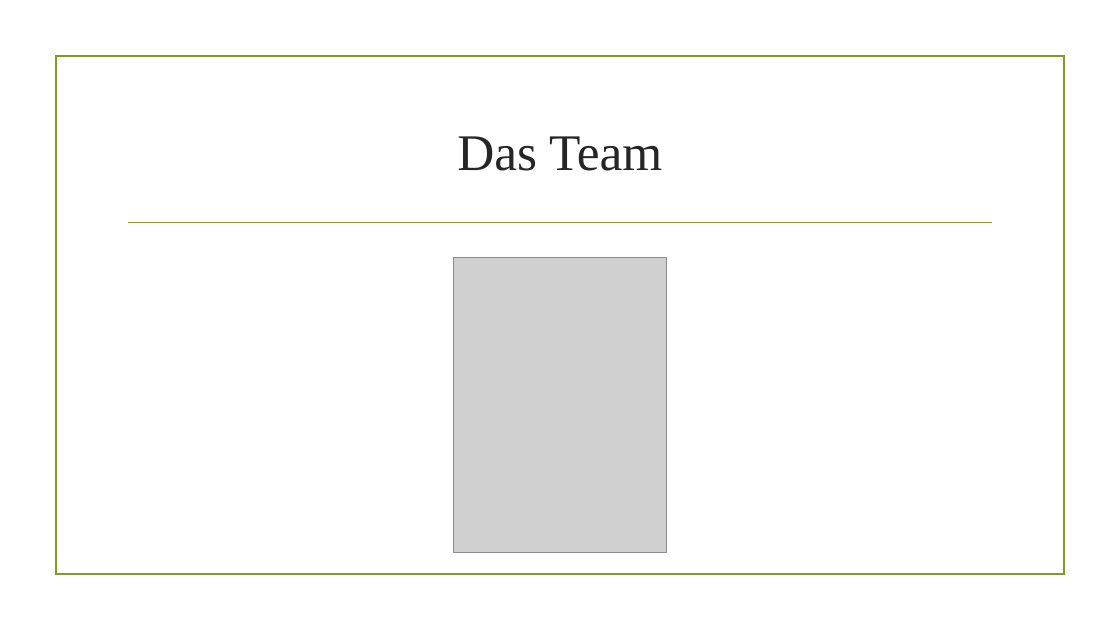
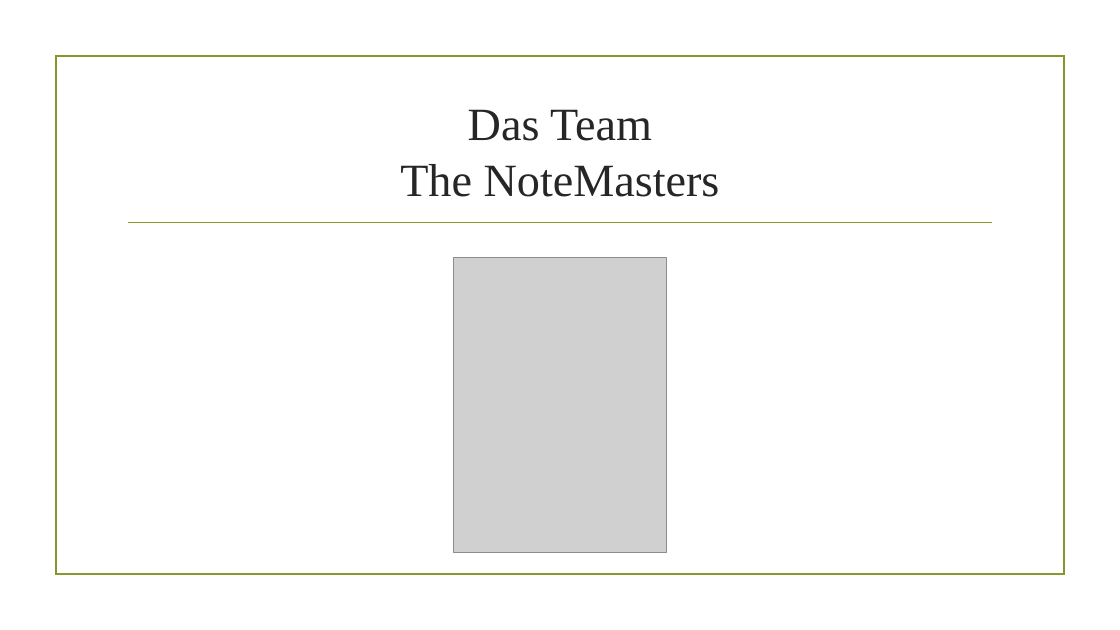
Before and after one commit to danielHPeters/QuickNote, a slide deck: slide 3 of docs/M306-AP15a-Peters-Pra-171030-Projekt Präsentation.pptx (slide 2 before the commit). Drawn at 1120x630 pixels with LibreOffice and Linux fonts; fonts in the diff are those of the drawing; grey boxes stand for pictures; background and template pictures are left out. Boxes give left, top, right and bottom in pixels: in the first picture for what was removed or moved away, otherwise in the second. Text is boxed around its words. In the diff, an @@ line names an element or a change of style, - is before the commit and + after.

```diff
--- a/docs/M306-AP15a-Peters-Pra-171030-Projekt Präsentation.pptx
+++ b/docs/M306-AP15a-Peters-Pra-171030-Projekt Präsentation.pptx
@@ title at (400, 109, 720, 197): text changed; size 44 to 39.6 pt @@
-Das Team
+Das Team
+The NoteMasters
```
Also in this commit, not shown: 4 other slides changed, 2 slides added, 7 other files.
